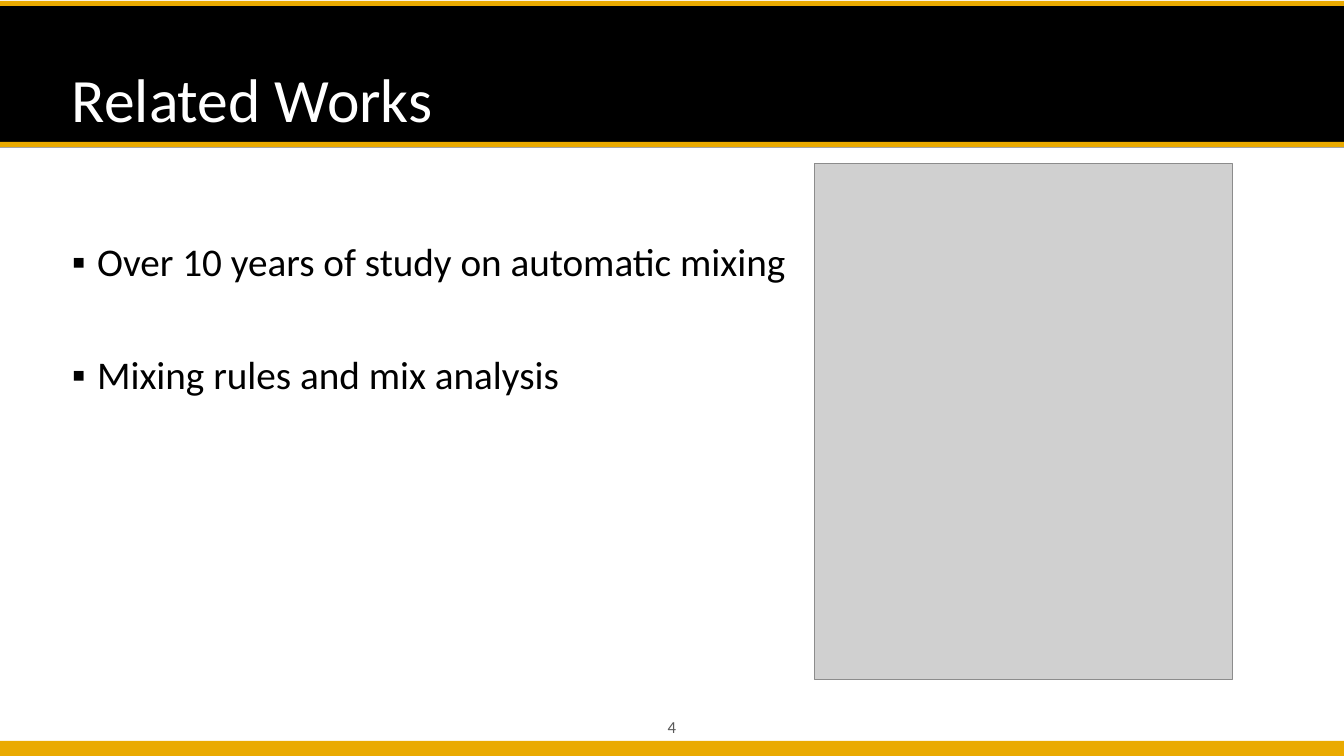
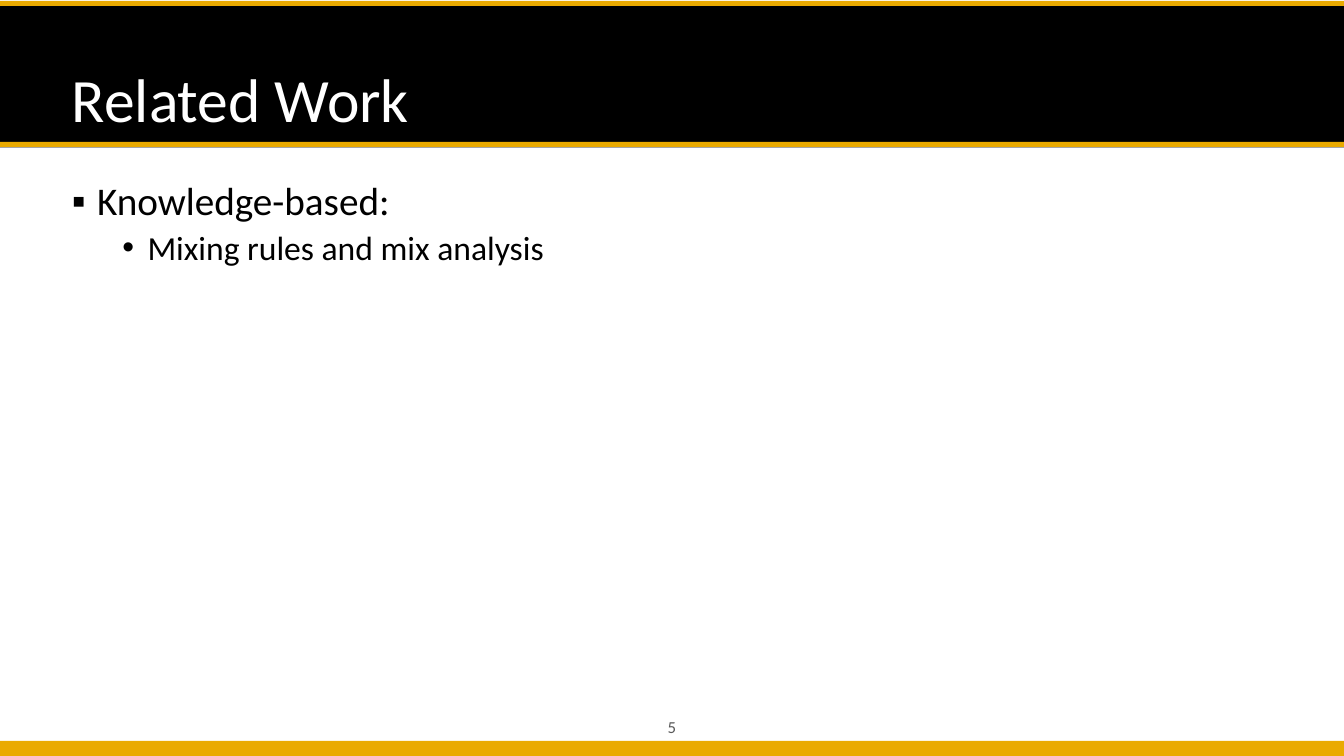
Before and after one commit to likelian/Lab_spring2022, a slide deck: slide 5 of doc/PPT/ Automatic Mixing Proposal.pptx (slide 4 before the commit). Drawn at 1344x756 pixels with LibreOffice and Linux fonts; fonts in the diff are those of the drawing; grey boxes stand for pictures; background and template pictures are left out. Boxes give left, top, right and bottom in pixels: in the first picture for what was removed or moved away, otherwise in the second. Text is boxed around its words. In the diff, an @@ line names an element or a change of style, - is before the commit and + after.

```diff
--- a/doc/PPT/ Automatic Mixing Proposal.pptx
+++ b/doc/PPT/ Automatic Mixing Proposal.pptx
@@ title at [72, 79, 409, 123]: text changed @@
-Related Works
+Related Work
@@ picture removed at [815, 164, 1233, 681] @@
@@ text at [97, 187, 389, 222]: text changed @@
-▪ Over 10 years of study on automatic mixing
+▪ Knowledge-based:
@@ text at [148, 236, 543, 266]: size 28 to 24 pt in "Mixing rules and mix analysis"; bullet ▪ to •; list level 1 to 2 in "Mixing rules and mix analysis" @@
@@ page number at [668, 722, 676, 733]: text changed @@
-4
+5
```
Also in this commit, not shown: 10 other slides changed, 11 slides added, 1 slide removed, 12 other files.
